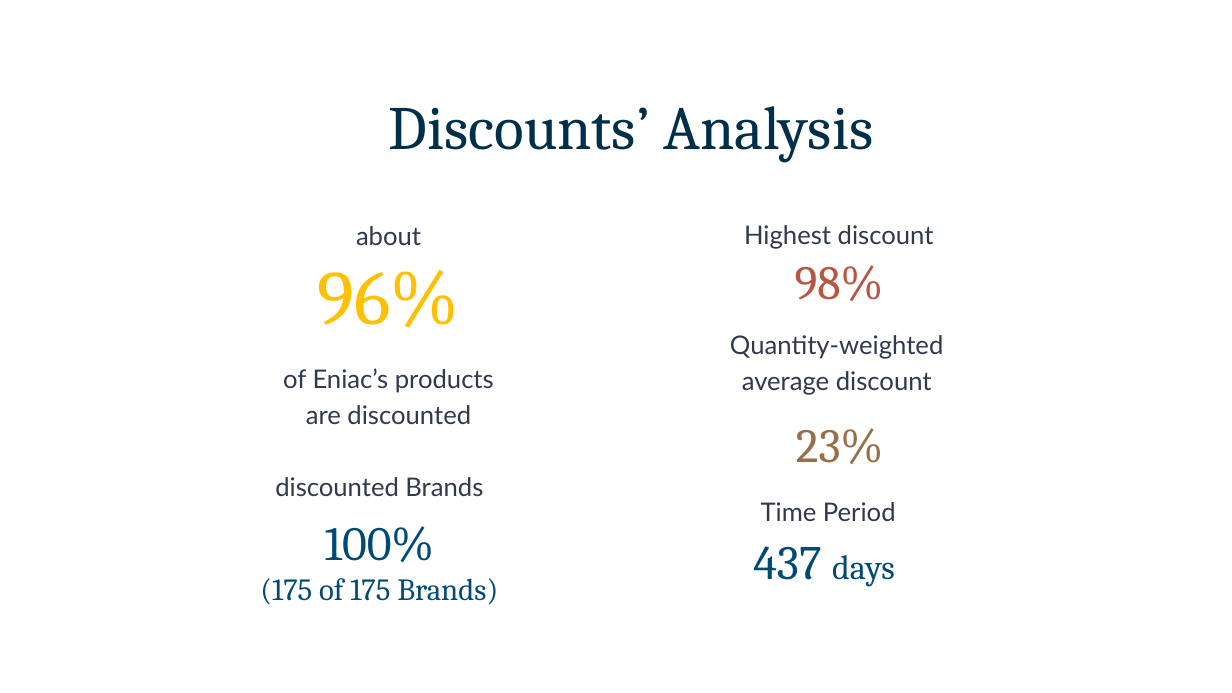
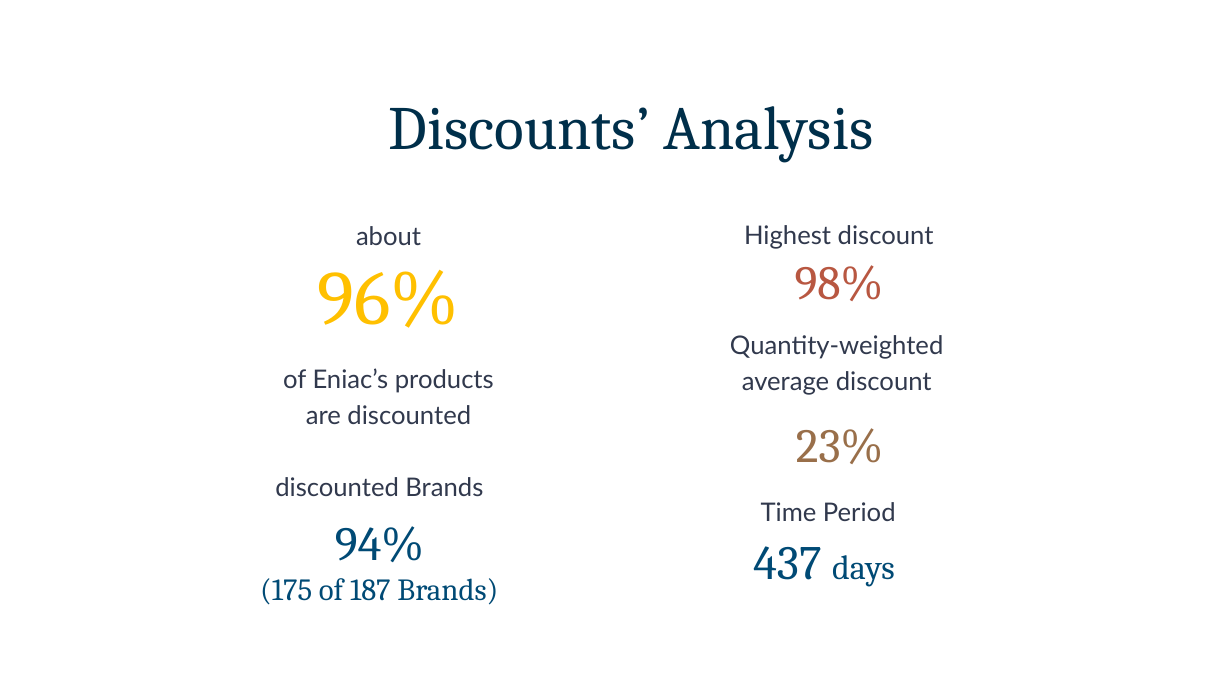
Before and after one commit to GEmerentiana/Eniac-s-Discount-Strategy-Analysis, a slide deck: slide 3 of Presentation_Eniac's Discount Strategy Analysis.pptx. Drawn at 1232x693 pixels with LibreOffice and Linux fonts; fonts in the diff are those of the drawing. Boxes give left, top, right and bottom in pixels: in the first picture for what was removed or moved away, otherwise in the second. Text is boxed around its words. In the diff, an @@ line names an element or a change of style, - is before the commit and + after.

```diff
--- a/Presentation_Eniac's Discount Strategy Analysis.pptx
+++ b/Presentation_Eniac's Discount Strategy Analysis.pptx
@@ text at (260, 526, 498, 605): text changed @@
-100%
-(175 of 175 Brands)
+94%
+(175 of 187 Brands)
```
